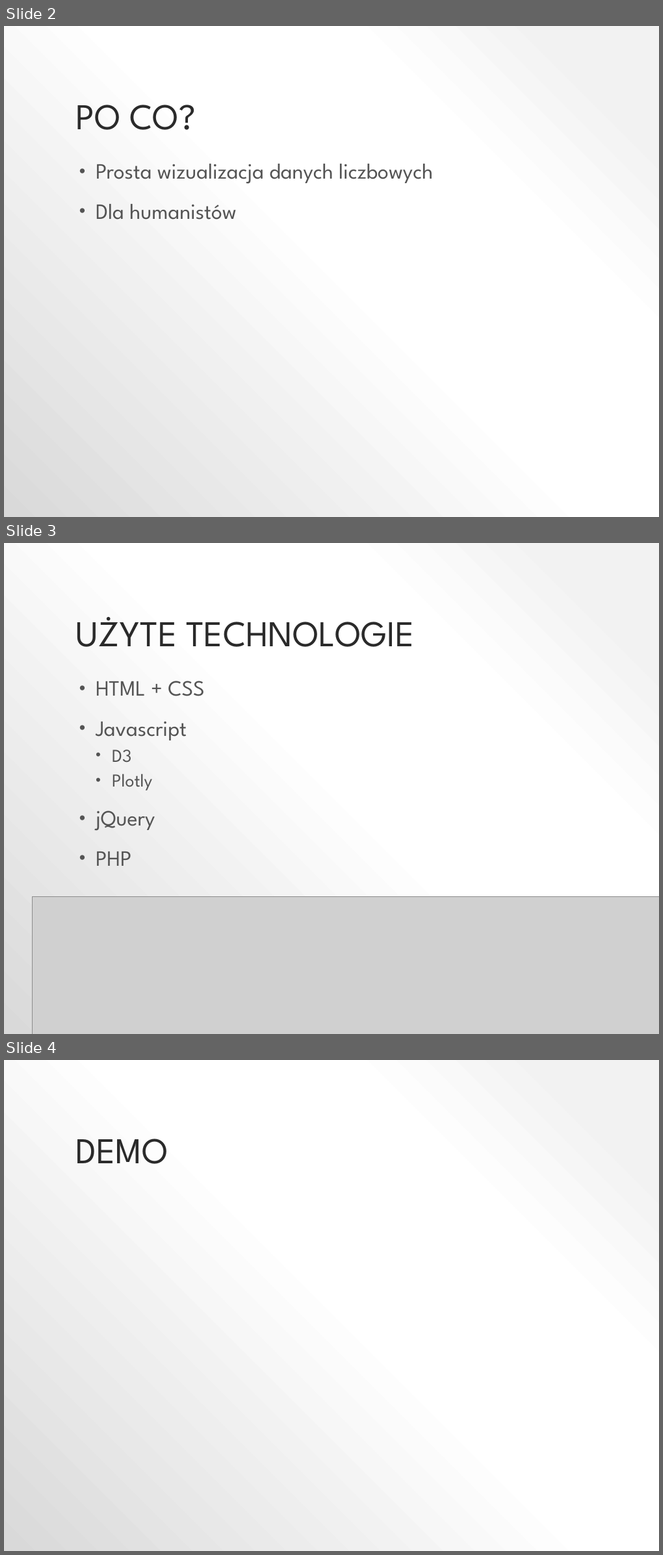
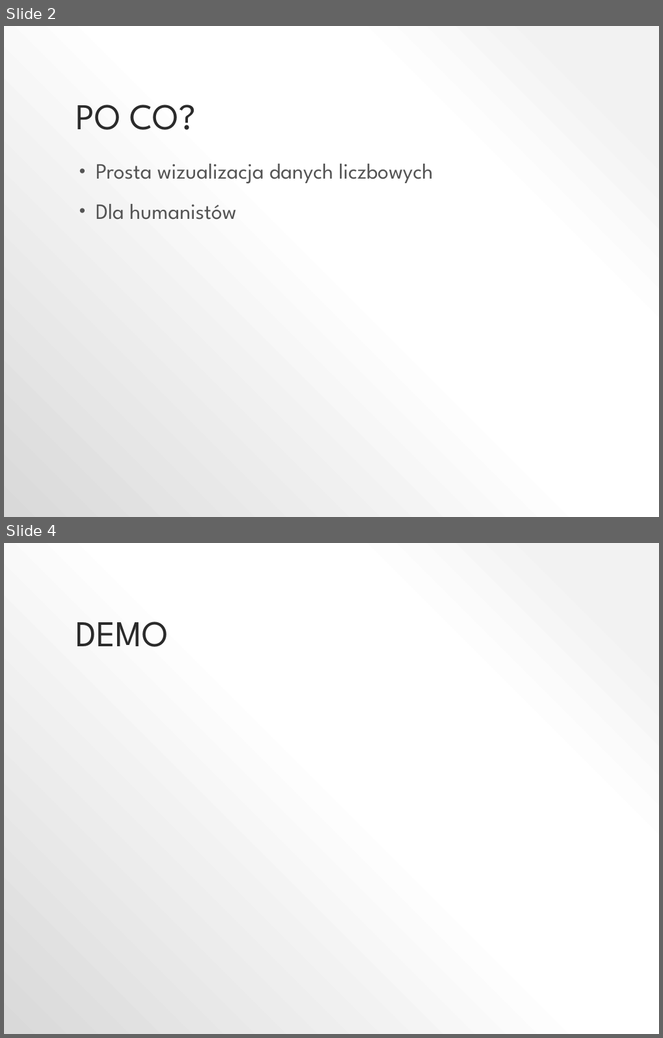
Before and after one commit to Adrian94F/DataDraw, a slide deck: DataDraw.pptx. Shown one above the other, each under a label of ours: slides 2, 3 and 4 before the commit, slides 2 and 4 after it; the slides between them are not shown. The pictures are 663x1555 and 663x1038 pixels, drawn with LibreOffice and Linux fonts; fonts in the diff are those of the drawing; grey boxes stand for pictures. Boxes give left, top, right and bottom in pixels: in the first picture for what was removed or moved away, otherwise in the second. Text is boxed around its words. In the diff, an @@ line names an element or a change of style, - is before the commit and + after.

```diff
--- a/DataDraw.pptx
+++ b/DataDraw.pptx
@@ slide 3 removed at bbox=[4, 543, 659, 1034], background gradient #F2F2F2 to #FFFFFF to #D9D9D9 @@
@@ title removed at bbox=[76, 617, 415, 647] @@
-UŻYTE TECHNOLOGIE
@@ text removed at bbox=[96, 681, 204, 866] @@
-• HTML + CSS
-• Javascript
-  • D3
-  • Plotly
-• jQuery
-• PHP
@@ picture removed at bbox=[32, 897, 659, 1034] @@
```
Also in this commit, not shown: 1 slide added, 4 other files.
